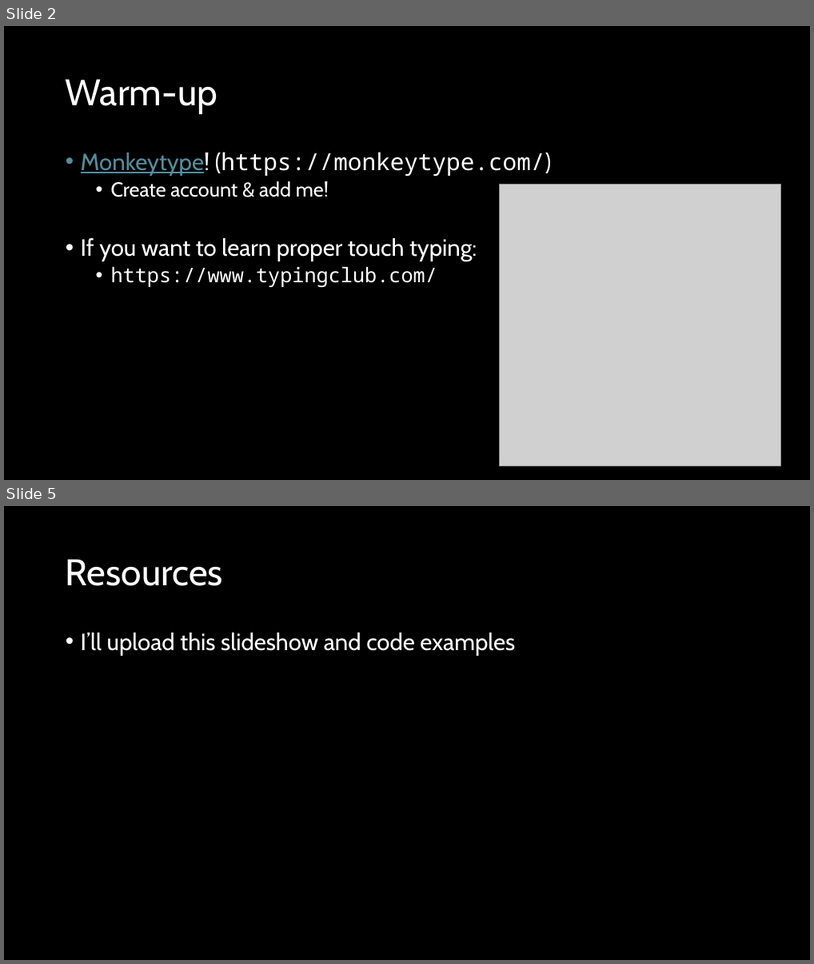
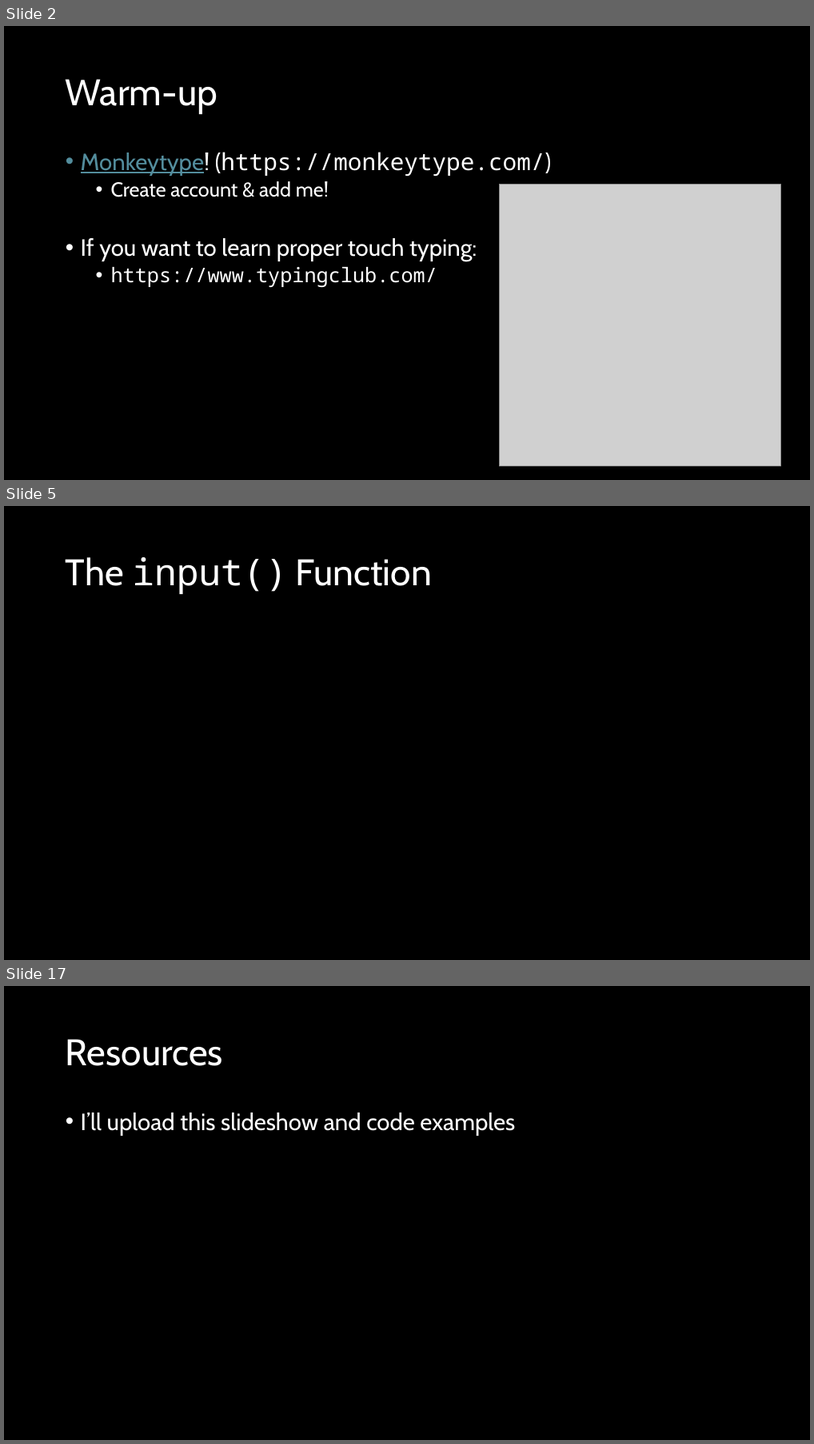
Before and after one commit to d-guh/computer-courses, a slide deck: intro-to-python/03/lesson-03.pptx. Shown one above the other, each under a label of ours: slides 2 and 5 before the commit, slides 2, 5 and 17 after it; the slides between them are not shown. The pictures are 814x964 and 814x1444 pixels, drawn with LibreOffice and Linux fonts; fonts in the diff are those of the drawing; grey boxes stand for pictures; background and template pictures are left out. Boxes give left, top, right and bottom in pixels: in the first picture for what was removed or moved away, otherwise in the second. Text is boxed around its words. In the diff, an @@ line names an element or a change of style, - is before the commit and + after.

```diff
--- a/intro-to-python/03/lesson-03.pptx
+++ b/intro-to-python/03/lesson-03.pptx
@@ slide 5 added at (4, 506, 810, 960), background #000000 @@
@@ title added at (66, 557, 432, 594), 44 pt, text #FFFFFF @@
+The input() Function
@@ what was slide 5 is now slide 17 @@
```
Also in this commit, not shown: 2 slides changed, 11 other slides added, 1 other file.
